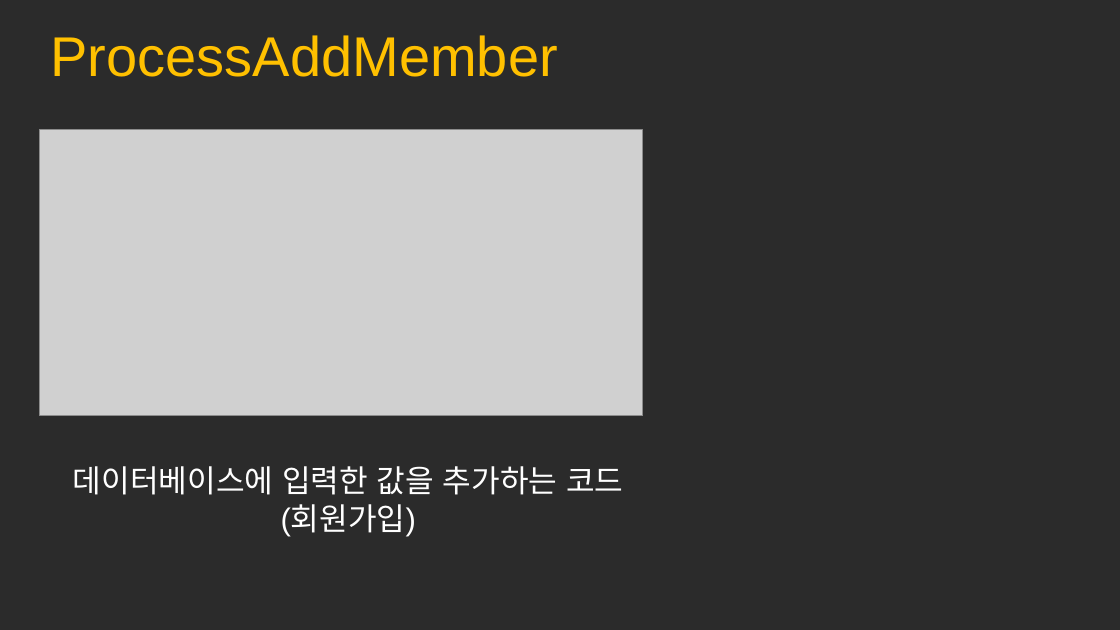
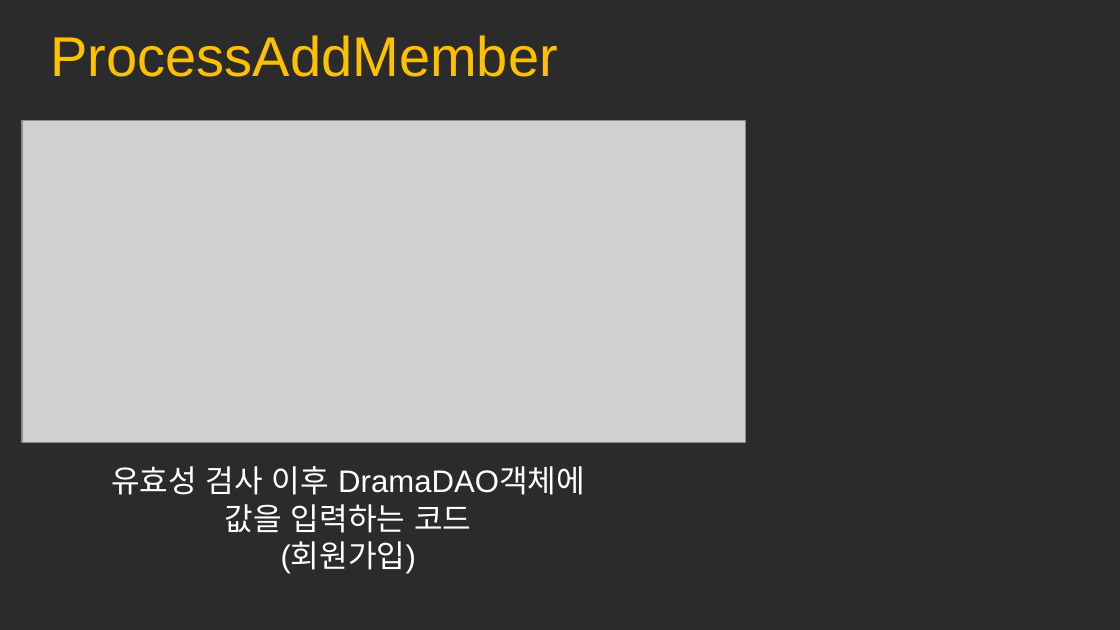
Before and after one commit to mina0502/portfolio, a slide deck: slide 16 of jsp/JSP.pptx (slide 15 before the commit). Drawn at 1120x630 pixels with LibreOffice and Linux fonts; fonts in the diff are those of the drawing; grey boxes stand for pictures; background and template pictures are left out; a plain dark background stands for a picture behind light text. Boxes give left, top, right and bottom in pixels: in the first picture for what was removed or moved away, otherwise in the second. Text is boxed around its words. In the diff, an @@ line names an element or a change of style, - is before the commit and + after.

```diff
--- a/jsp/JSP.pptx
+++ b/jsp/JSP.pptx
@@ picture: place and size @@
-picture at [39,130,643,416]
+picture at [22,121,746,442]
@@ text at [111,466,585,573]: text changed @@
-데이터베이스에 입력한 값을 추가하는 코드 (회원가입)
+유효성 검사 이후 DramaDAO객체에
+값을 입력하는 코드
+(회원가입)
```
Also in this commit, not shown: 2 other slides changed, 26 slides added, 1 slide removed.
